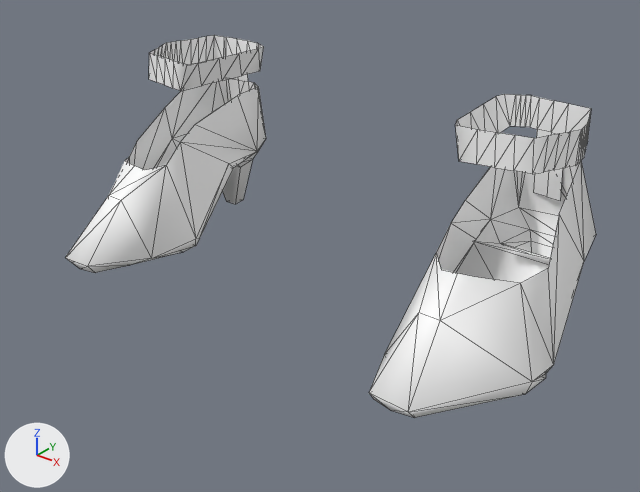
The FBX model media/models_X/Static/Clothes/Shoes/M_FancyShoesInstep.fbx: old version first, new version second.
Camera for both pictures: a 50 mm lens placed at (0.00265, -0.00292, 0.00219), pointed at (0.00017, 0.00018, 0.00027). Lighting does not change. The marker at lower left points along +X, +Y and +Z. Mesh edges are drawn as thin lines. Where no turn or scale is listed for an object, it has been applied to the vertices.

The scene before the commit, as lines of its bpy script (objects in view):
```python
me_mesh_001 = bpy.data.meshes.new('Mesh.001')
me_mesh_001.from_pydata(...)  # 243 vertices, 294 faces; spans x -0.0014..0.0014, y -0.00042..0.00095, z -0.00002..0.00101
me_mesh_001.materials.append(mat_body_mat_001)  # white #ffffff
ob_body = bpy.data.objects.new('Body', me_mesh_001)
ob_body.location = (0.0, 0.0, 0.0)
```
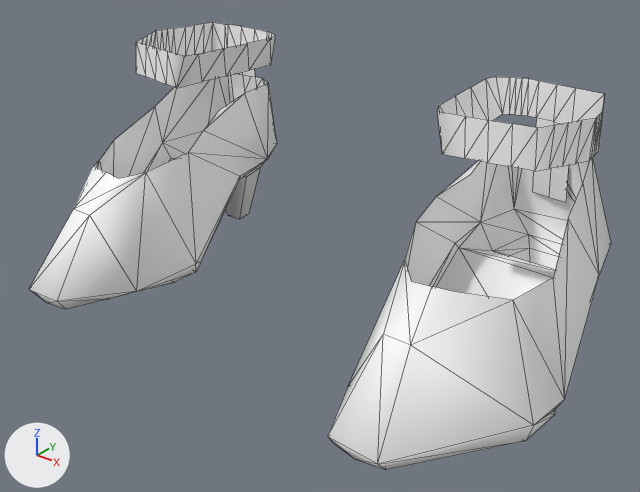
Commit message: update fancy shoes

Where the change shows, as pixel boxes (x1, y1, x2, y2) in the pictures (640 x 492 px; the box of a moved part takes in the faces that stretch with it):
'Body', reshaped (10% wider, 17% taller)
    before: (65, 35, 596, 418)
    after: (29, 22, 611, 470)
part 1 of me_mesh_001, moved or reshaped
    before: (456, 94, 591, 200)
    after: (438, 77, 605, 202)
part 2 of me_mesh_001, moved or reshaped
    before: (149, 35, 264, 99)
    after: (136, 22, 276, 100)
part 3 of me_mesh_001, moved or reshaped
    before: (65, 78, 266, 273)
    after: (29, 74, 277, 309)
part 4 of me_mesh_001, moved or reshaped
    before: (369, 161, 596, 418)
    after: (328, 158, 611, 470)

Diff of the bpy script that builds the scene:
```diff
--- a/media/models_X/Static/Clothes/Shoes/M_FancyShoesInstep.fbx.py
+++ b/media/models_X/Static/Clothes/Shoes/M_FancyShoesInstep.fbx.py
@@ me_mesh_001 @@
 # used by ob_body; location = (0.0, 0.0, 0.0)
-me_mesh_001.from_pydata(...)  # 243 vertices, 294 faces; spans x -0.0014..0.0014, y -0.00042..0.00095, z -0.00002..0.00101
+me_mesh_001.from_pydata(...)  # 243 vertices, 294 faces; spans x -0.0015..0.0015, y -0.00066..0.001, z -0.00013..0.00107
+# me_mesh_001 part 1: the loose piece of 59 vertices spanning x 0.00075..0.00128, y 0.00027..0.00092, z 0.00052..0.00101 is scaled about its middle by (1.26, 1.17, 1.17), then moved by (0.0, -0.00001, 0.00002)
+# me_mesh_001 part 2: the loose piece of 59 vertices spanning x -0.00128..-0.00075, y 0.00027..0.00093, z 0.00052..0.00101 is scaled about its middle by (1.26, 1.17, 1.17), then moved by (0.00001, -0.00001, 0.00002)
+# me_mesh_001 part 3: 63 of 243 vertices moved; they spanned x -0.0014..-0.00075, y -0.00042..0.00095, z -0.00002..0.00091 and now span x -0.0015..-0.00067, y -0.00066..0.001, z -0.00013..0.00095; mean shift (0.00001, -0.00005, -0.00004); largest move (-0.00091, -0.00042, 0.00005) -> (-0.00088, -0.00066, -0.00004)
+# me_mesh_001 part 4: 62 of 243 vertices moved; they spanned x 0.00075..0.0014, y -0.00042..0.00095, z -0.00002..0.00091 and now span x 0.00067..0.0015, y -0.00066..0.001, z -0.00013..0.00095; mean shift (-0.00001, -0.00005, -0.00004); largest move (0.00091, -0.00042, 0.00005) -> (0.00088, -0.00066, -0.00004)
 me_mesh_001.materials.append(mat_body_mat_001)
```
